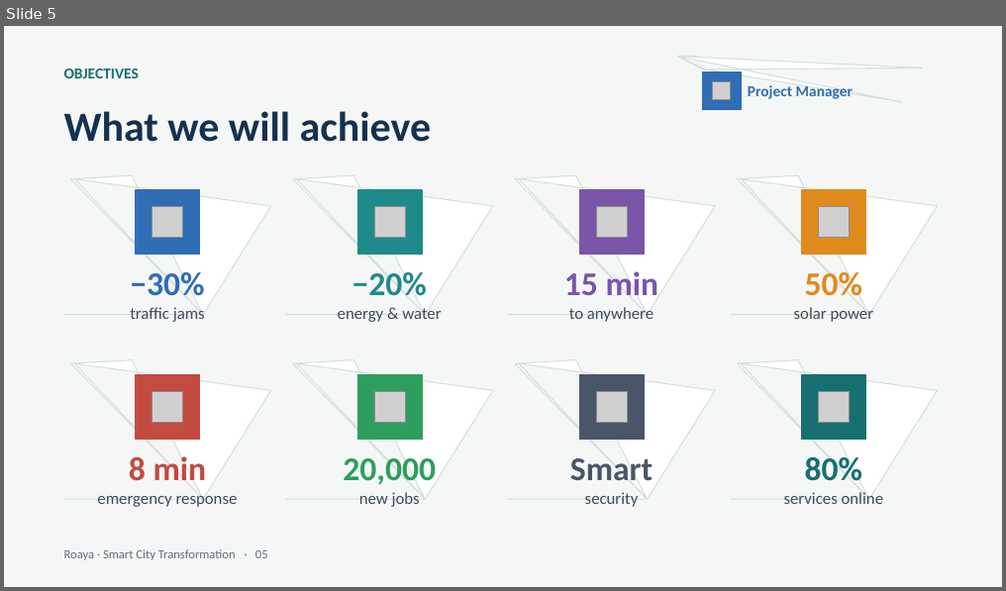
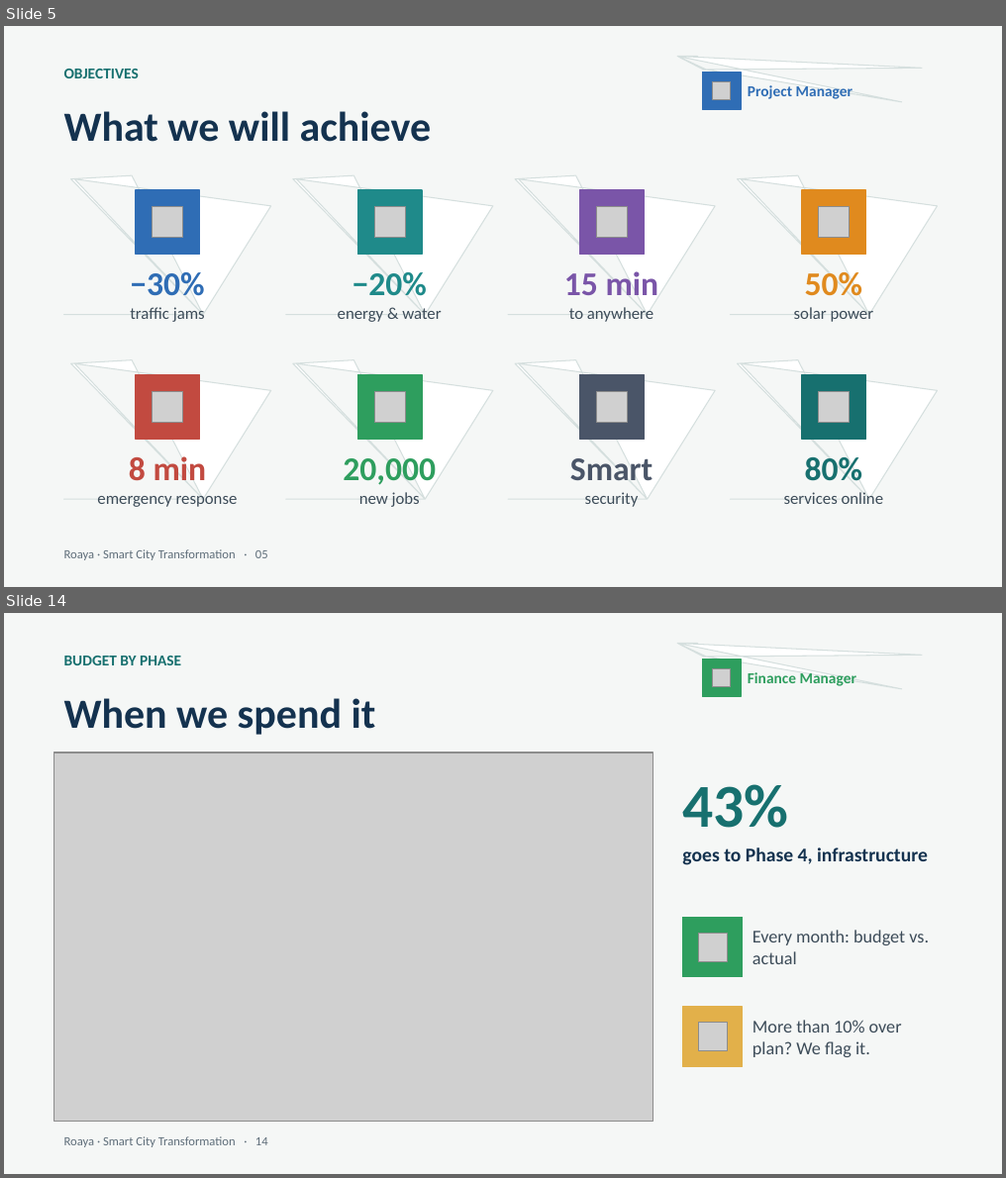
Before and after one commit to RahmaOshba/RahmaOshba, a slide deck: Roaya_Final/Roaya_Final_Presentation.ppt. Shown one above the other, each under a label of ours: slide 5 before the commit, slides 5 and 14 after it; the slides between them are not shown. The pictures are 1006x591 and 1006x1178 pixels, drawn with LibreOffice and Linux fonts; fonts in the diff are those of the drawing; grey boxes stand for pictures. Boxes give left, top, right and bottom in pixels: in the first picture for what was removed or moved away, otherwise in the second. Text is boxed around its words. In the diff, an @@ line names an element or a change of style, - is before the commit and + after.

```diff
--- a/Roaya_Final/Roaya_Final_Presentation.ppt
+++ b/Roaya_Final/Roaya_Final_Presentation.ppt
@@ slide 14 added at (4, 613, 1002, 1174), background #F5F7F6 @@
@@ text added at (64, 656, 181, 665), 11 pt, text #17706F, bold @@
+BUDGET BY PHASE
@@ freeform shape added at (698, 655, 943, 701), fill #FFFFFF, outline #D5DFDE 0.74 pt @@
@@ rectangle added at (703, 659, 741, 697), fill #2E9E5E, outline #2E9E5E 0.99 pt @@
@@ picture added at (713, 668, 731, 687) @@
@@ text added at (64, 698, 376, 735), 30 pt, text #14324F, bold @@
+When we spend it
@@ text added at (747, 672, 856, 686), 11 pt, text #2E9E5E, bold @@
+Finance Manager
@@ picture added at (54, 753, 652, 1122) @@
@@ text added at (682, 784, 788, 828), 44 pt, text #17706F, bold @@
+43%
@@ text added at (682, 848, 928, 865), 14 pt, text #14324F, bold @@
+goes to Phase 4, infrastructure
@@ rectangle added at (682, 917, 743, 977), fill #2E9E5E, outline #2E9E5E 0.99 pt @@
@@ picture added at (699, 934, 728, 962) @@
@@ text added at (752, 930, 929, 964), 13 pt, text #3D4C59 @@
+Every month: budget vs. actual
@@ rectangle added at (682, 1007, 743, 1067), fill #E2B04A, outline #E2B04A 0.99 pt @@
@@ picture added at (699, 1023, 728, 1053) @@
@@ text added at (752, 1020, 902, 1058), 13 pt, text #3D4C59 @@
+More than 10% over plan? We flag it.
@@ text added at (64, 1137, 268, 1148), 9 pt, text #5F6E7A @@
+Roaya · Smart City Transformation · 14
```
Also in this commit, not shown: 10 slides changed, 6 other slides added, 4 other files.
